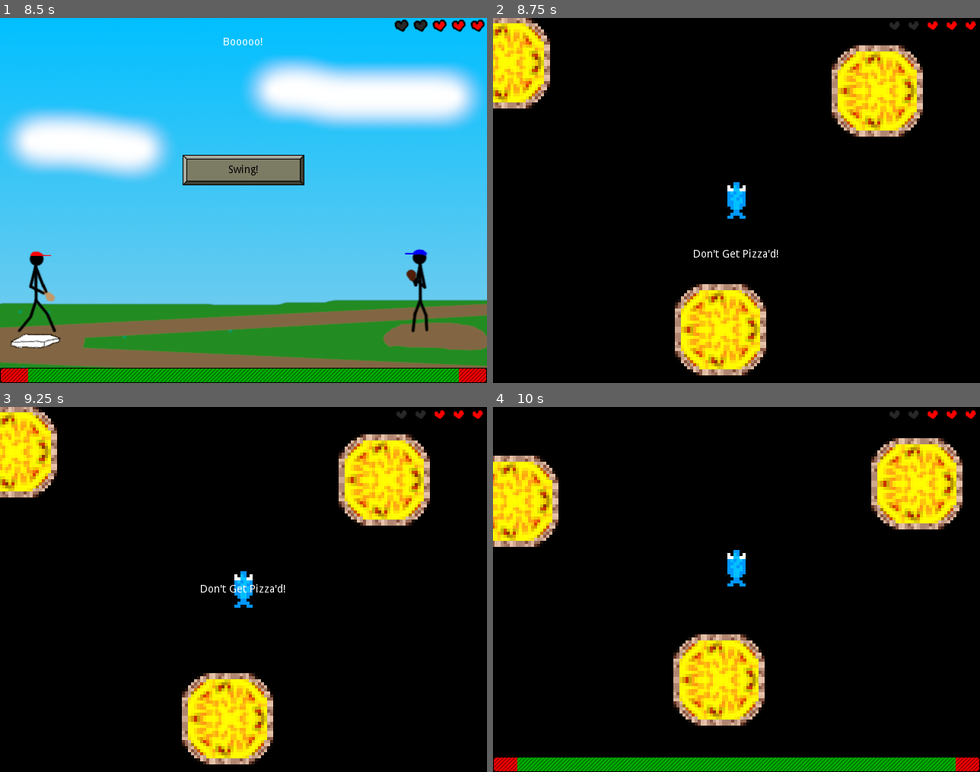
Above: before the commit, frames 1-4 (two rows, left to right).
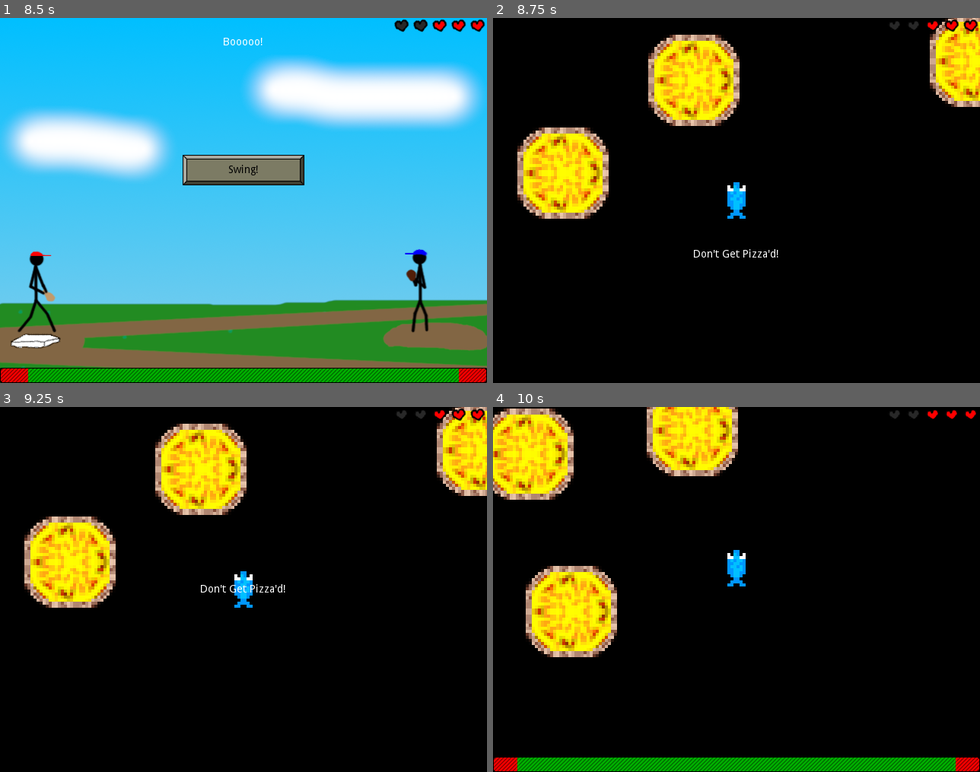
Above: after the commit, the same moments.

Repository: swashdev/minigame-madness
Game: Godot game, scene res://master/scenes/main.tscn
Same seed, same stepped clock (60 frames per second), same inputs: the game is played once before the commit and once after it.
Inputs:
- Up to frame 1 (8.5 s): tap Enter at 0.5 s; hold Right (ui_right) 0.53-1.28 s; tap Space (ui_select) at 0.77, 1.52, 3.02, 3.77, 4.52, 5.75, 6.02, 6.77, 7.52 s; hold Down (ui_down) 1.28-2.03 s; hold Right (ui_right) 2.03-2.78 s; hold Up (ui_up) 2.78-3.53 s; hold Left (ui_left) 3.53-5.03 s; hold Down (ui_down) 5.03-5.78 s; hold Right (ui_right) 5.78-6.53 s; tap A at 6.5 s; hold Up (ui_up) 6.53-7.28 s; hold Right (ui_right) 7.28-8.03 s; hold Down (ui_down) from 8.03 s (still down)
- Up to frame 2 (8.75 s): keep holding Down (ui_down)
- Up to frame 3 (9.25 s): release Down (ui_down) at 8.78 s; hold Left (ui_left) from 8.78 s (still down); tap Space (ui_select) at 9.02 s
- Up to frame 4 (10 s): release Left (ui_left) at 9.53 s; hold Up (ui_up) from 9.53 s (still down); tap Space (ui_select) at 9.77 s

Frame 1 is identical in both runs. In frame 2, 22% of the frame differs, in the area x 0-100%, y 0-98%; in frame 3, 22%; in frame 4, 21%.

Commit message:
adjust pizza initial distance from player

Diff:
--- a/mini/anchovy_quest/scripts/anchovy_game.gd
+++ b/mini/anchovy_quest/scripts/anchovy_game.gd
@@ -20,8 +20,10 @@
 	for pizza in pizzas:
 		# Spawn the pizza a random distance away from the player.
 		var pizza_position: Vector2 = $Player.position
-		pizza_position.x += rand_range( 100.0, 200.0 )
+		pizza_position.x += rand_range( 200.0, 400.0 )
 		pizza_position = pizza_position.rotated( deg2rad( randi() % 360 ) )
+		pizza_position.x = wrapf( pizza_position.x, 0.0, 640.0 )
+		pizza_position.y = wrapf( pizza_position.y, 0.0, 480.0 )
 		pizza.position = pizza_position
 		add_child( pizza )
 
